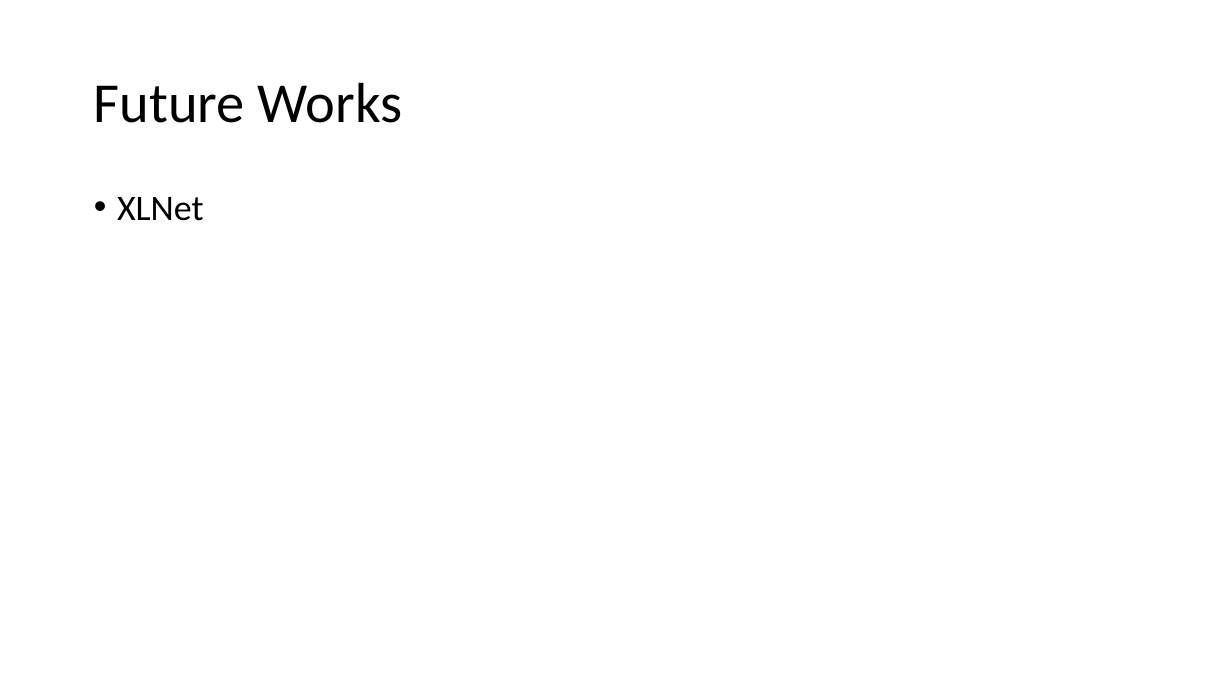
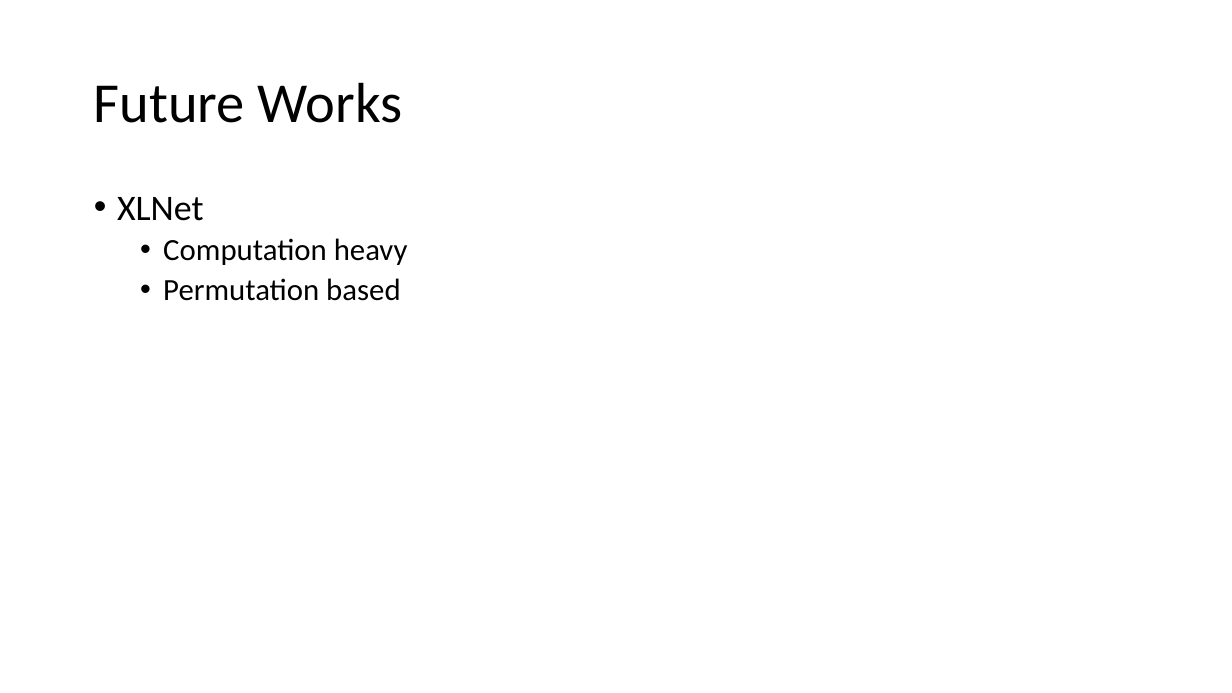
Before and after one commit to yizhang7210/w266-final-project, a slide deck: slide 13 of w266.pptx (slide 10 before the commit). Drawn at 1232x693 pixels with LibreOffice and Linux fonts; fonts in the diff are those of the drawing. Boxes give left, top, right and bottom in pixels: in the first picture for what was removed or moved away, otherwise in the second. Text is boxed around its words. In the diff, an @@ line names an element or a change of style, - is before the commit and + after.

```diff
--- a/w266.pptx
+++ b/w266.pptx
@@ text at box(163, 238, 408, 301): paragraphs added @@
+  • Computation heavy
+  • Permutation based
```
Also in this commit, not shown: 7 other slides changed, 3 slides added, 4 other files.
